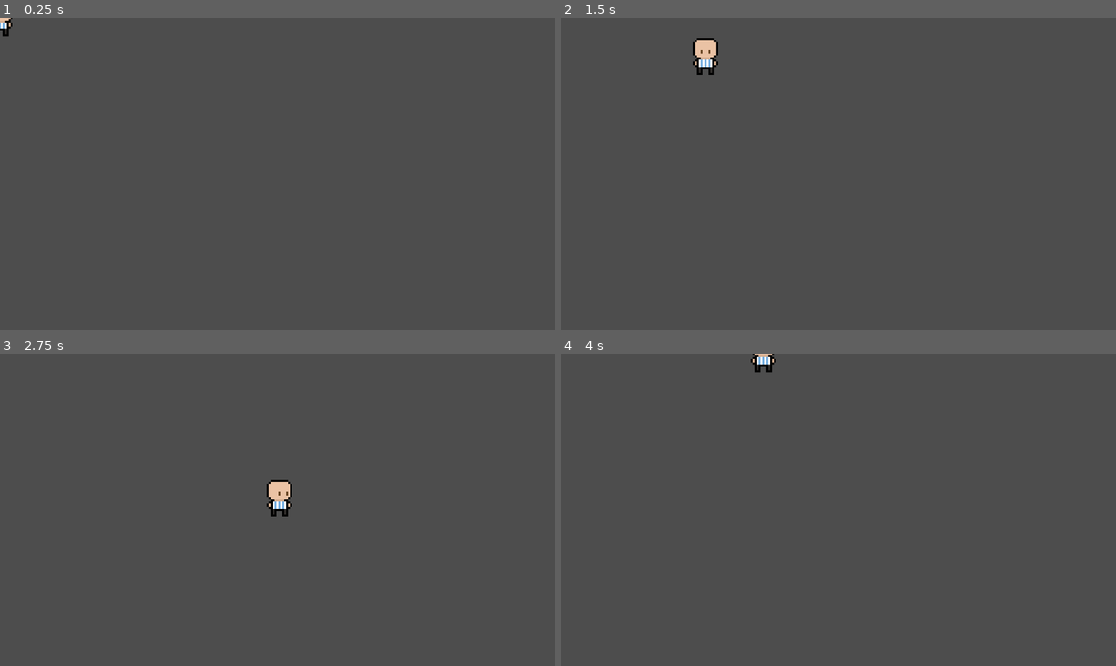
Above: before the commit, frames 1-4 (two rows, left to right).
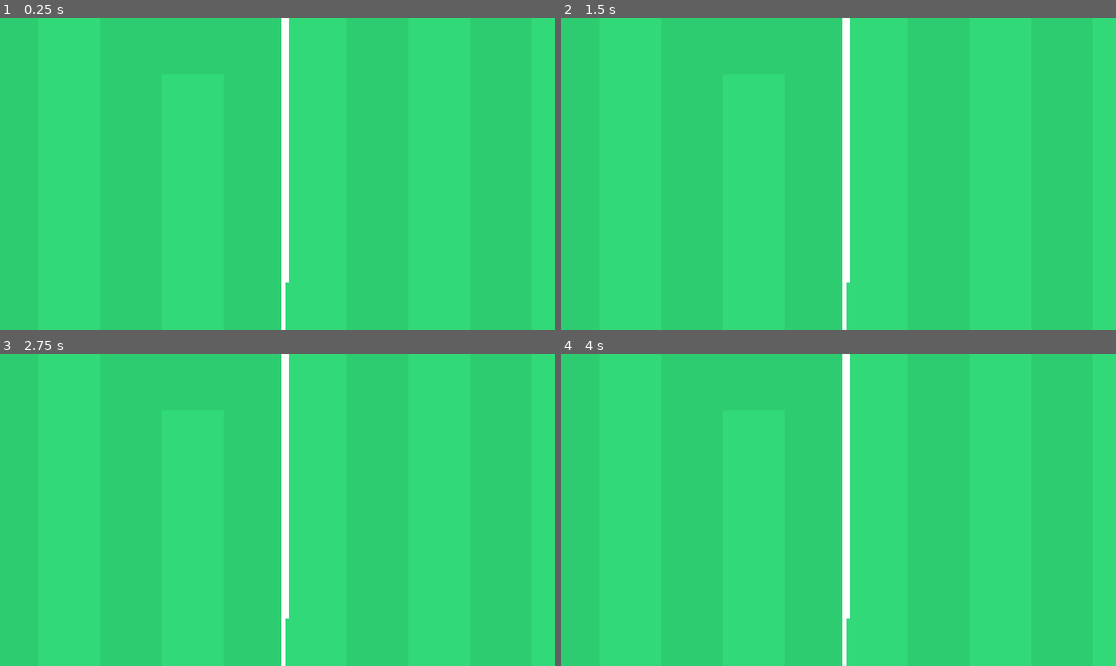
Above: after the commit, the same moments.

Repository: HatakekkSheeshh/Tiny_Football
Game: Godot game, scene res://Scenes/tilemap.tscn
Two runs of this game, one before a commit and one after it. Both use one fixed random seed, a clock stepped at 60 frames per second and the inputs below. Before the commit the project starts from res://GameObject/Player.tscn.
Inputs:
- Up to frame 1 (0.25 s): no input
- Up to frame 2 (1.5 s): tap Enter at 0.5 s; hold D (ui_right) 0.53-1.28 s; hold S (ui_down) from 1.28 s (still down)
- Up to frame 3 (2.75 s): release S (ui_down) at 2.03 s; hold D (ui_right) from 2.03 s (still down)
- Up to frame 4 (4 s): release D (ui_right) at 2.78 s; hold W (ui_up) 2.78-3.53 s; hold A (ui_left) from 3.53 s (still down)

The runs differ from the first frame. In frame 1, 100% of the frame differs, in the area x 0-100%, y 0-100%; in frame 2, 100%; in frame 3, 100%; in frame 4, 100%.

Commit message:
add movement

Diff:
--- a/kick-&-score/GameObject/player.gd
+++ b/kick-&-score/GameObject/player.gd
@@ -1,6 +1,6 @@
 extends CharacterBody2D
 
-const SPEED = 100.0
+const SPEED = 50.0
 var current_dir = "none"
 
 func _ready() -> void:
--- a/kick-&-score/project.godot
+++ b/kick-&-score/project.godot
@@ -11,7 +11,7 @@
 [application]
 
 config/name="Kick_&_Score"
-run/main_scene="uid://6eiaw7m0ntao"
+run/main_scene="uid://bhnvfig8rs04g"
 config/features=PackedStringArray("4.5", "Forward Plus")
 config/icon="res://icon.svg"
 
